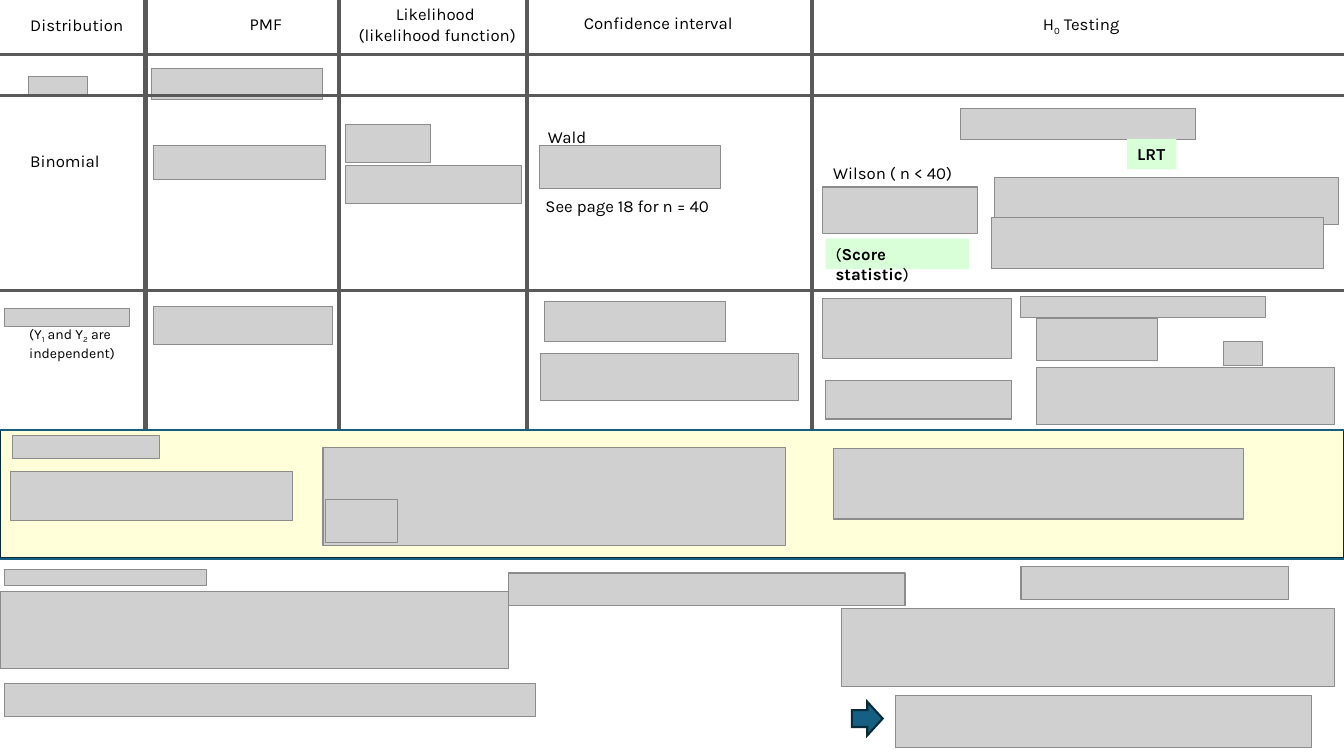
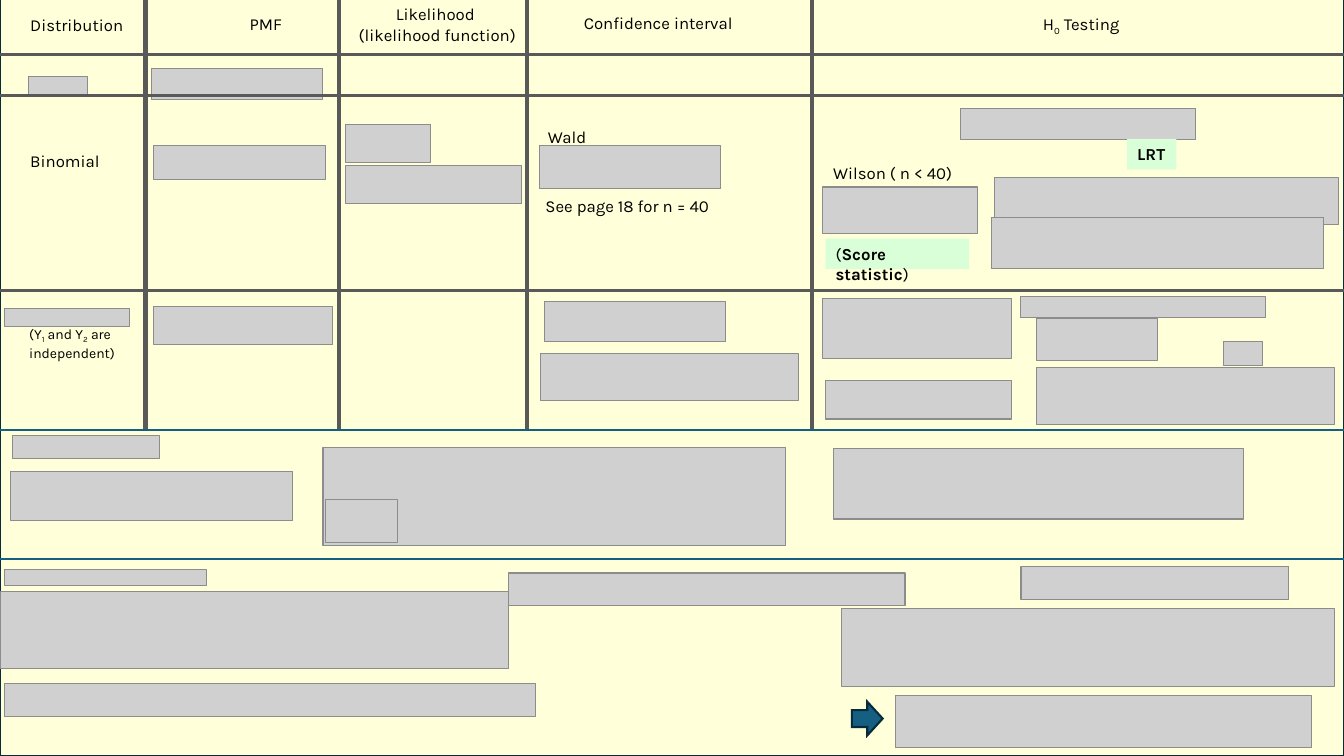
Before and after one commit to koohong/Discrete_271, a slide deck: slide 1 of summary.pptx (slide 2 before the commit). Drawn at 1344x756 pixels with LibreOffice and Linux fonts; fonts in the diff are those of the drawing; grey boxes stand for pictures. Boxes give left, top, right and bottom in pixels: in the first picture for what was removed or moved away, otherwise in the second. Text is boxed around its words. In the diff, an @@ line names an element or a change of style, - is before the commit and + after.

```diff
--- a/summary.pptx
+++ b/summary.pptx
@@ rectangle resized from (x1=0, y1=430, x2=1344, y2=558) to (x1=0, y1=0, x2=1344, y2=756) @@
```
Also in this commit, not shown: 7 slides added, 1 slide removed, 58 other files.
